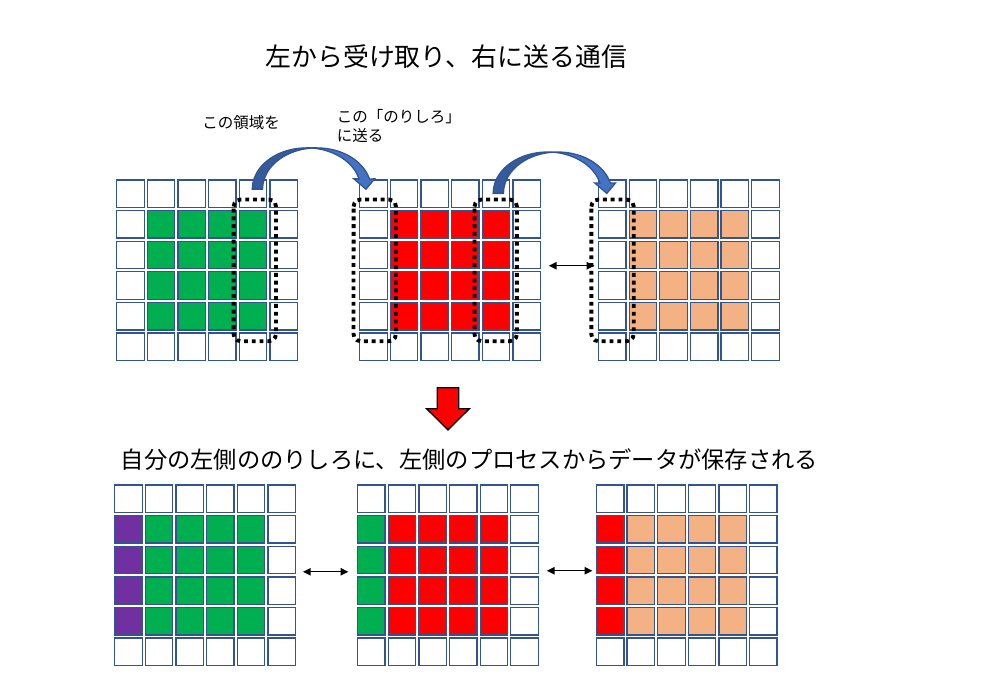
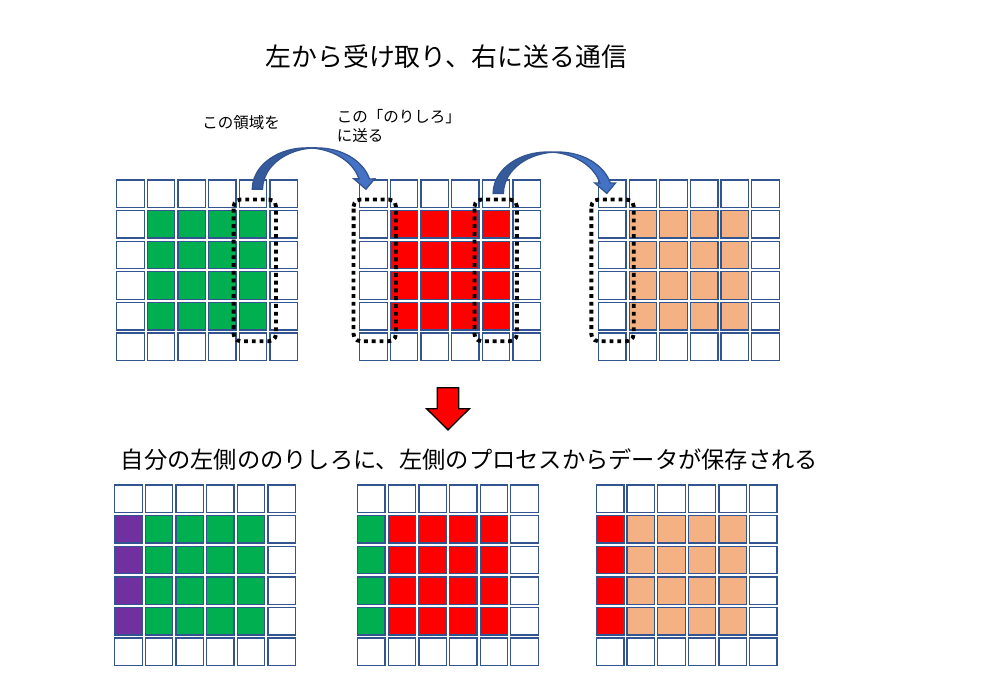
Before and after one commit to kaityo256/sevendayshpc, a slide deck: slide 3 of day5/fig/fig.pptx. Drawn at 1008x698 pixels with LibreOffice and Linux fonts; fonts in the diff are those of the drawing. Boxes give left, top, right and bottom in pixels: in the first picture for what was removed or moved away, otherwise in the second. Text is boxed around its words. In the diff, an @@ line names an element or a change of style, - is before the commit and + after.

```diff
--- a/day5/fig/fig.pptx
+++ b/day5/fig/fig.pptx
@@ double arrow removed from (549, 266) to (595, 266) @@
@@ double arrow removed from (303, 571) to (348, 571) @@
@@ double arrow removed from (547, 571) to (593, 571) @@
```
Also in this commit, not shown: 1 other file.
